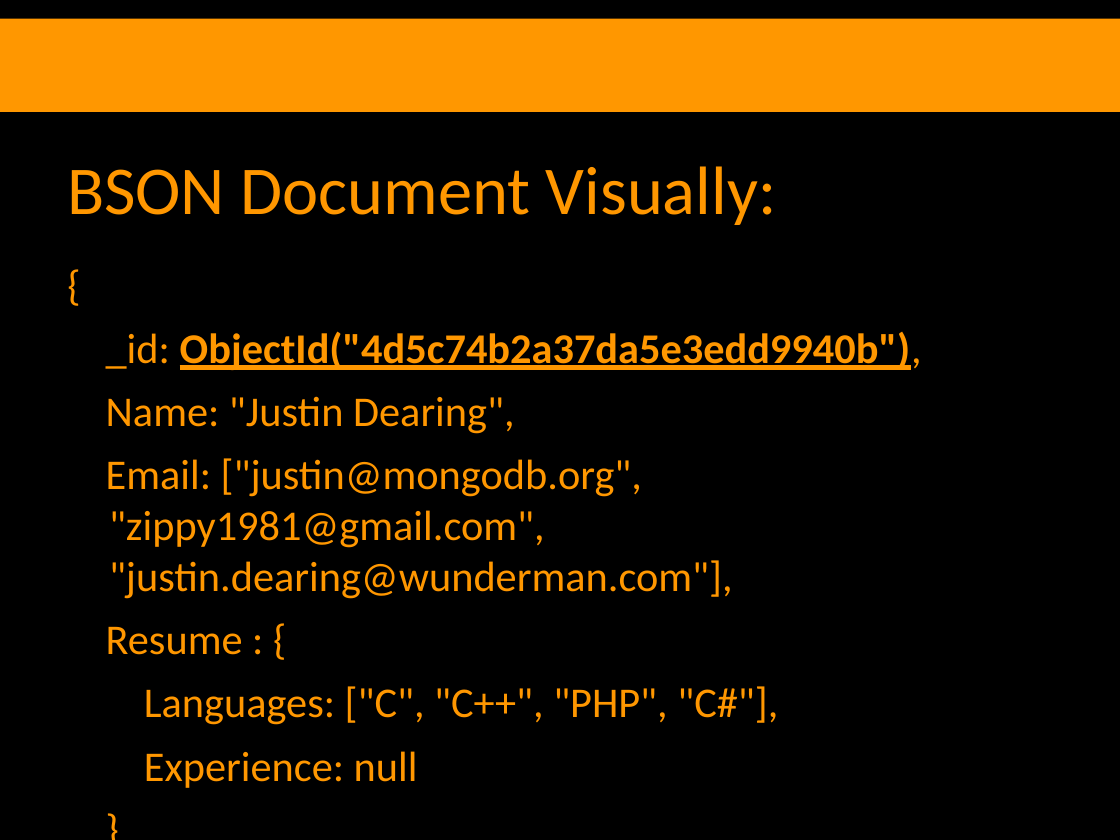
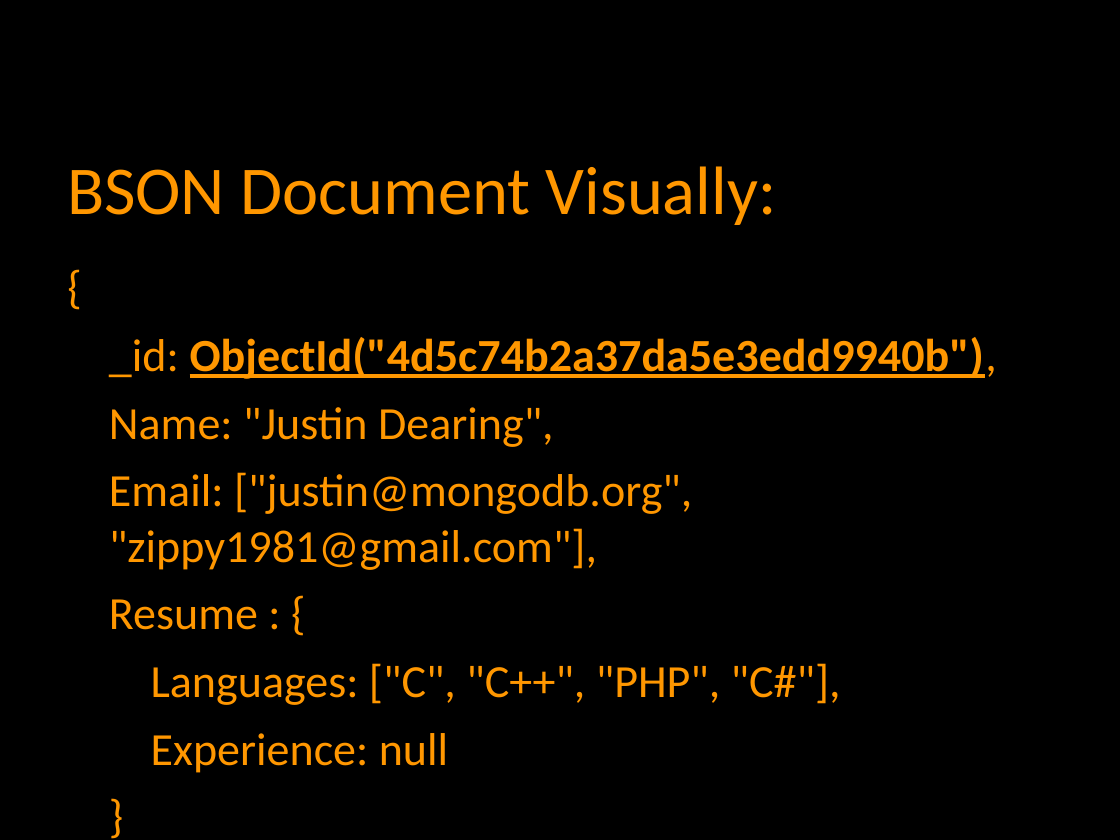
Before and after one commit to zippy1981/CodeCampNYC_Mongo, a slide deck: slide 5 of Slides.odp (slide 6 before the commit). Drawn at 1120x840 pixels with LibreOffice and Linux fonts; fonts in the diff are those of the drawing; background and template pictures are left out. Boxes give left, top, right and bottom in pixels: in the first picture for what was removed or moved away, otherwise in the second. Text is boxed around its words. In the diff, an @@ line names an element or a change of style, - is before the commit and + after.

Commit message:
Modified slides for my NY AlT.NET talk.

```diff
--- a/Slides.odp
+++ b/Slides.odp
@@ rectangle removed at [0, 19, 1120, 112] @@
@@ text at [109, 337, 997, 773]: size 27.2 to 29.6 pt in "{", "_id: ObjectId("4d5c74b2a37da5e3edd9940b"),", "Name: "Justin Dearing",", "Resume : {" and 4 more places @@
@@ text at [109, 472, 692, 570]: text changed; size 27.2 to 29.6 pt @@
-Email: ["justin@mongodb.org", "zippy1981@gmail.com", "justin.dearing@wunderman.com"],
+Email: ["justin@mongodb.org", "zippy1981@gmail.com"],
```
Also in this commit, not shown: 11 other slides changed, 1 slide added, 2 slides removed.
